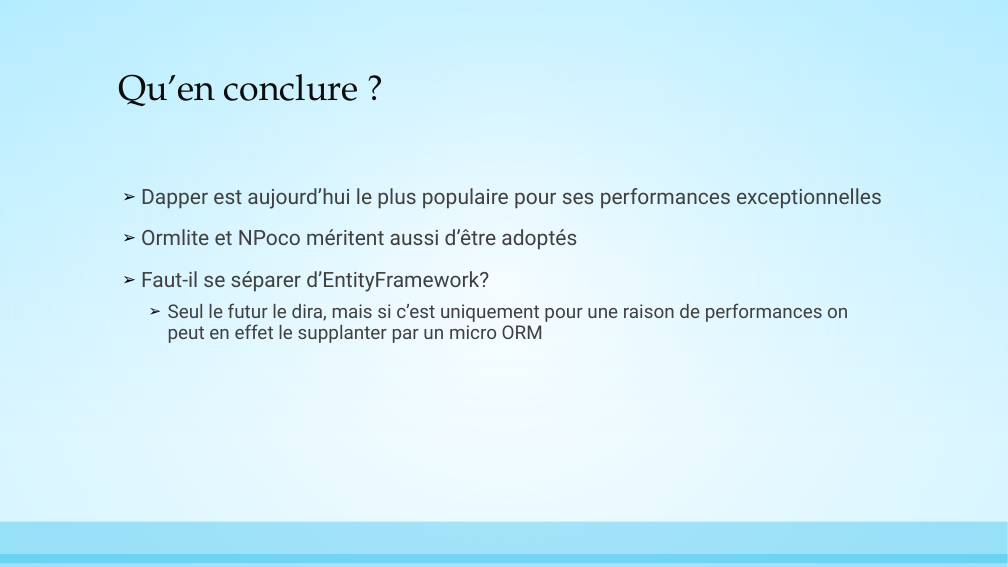
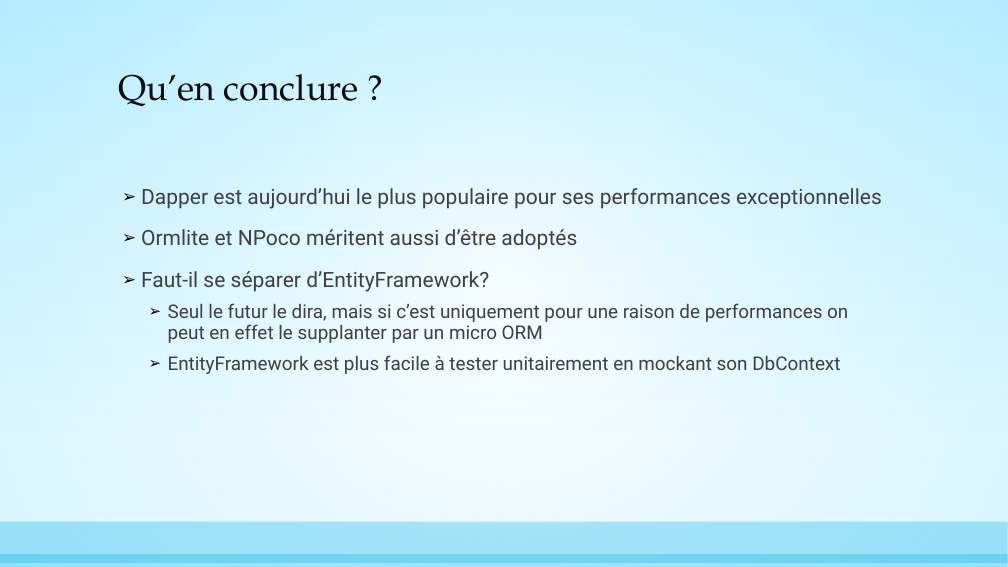
Before and after one commit to AnthonyGiretti/MicroOrmDemo.net, a slide deck: slide 19 of Items/Les Micro Orm, alternatives à Entity Framework.pptx. Drawn at 1008x567 pixels with LibreOffice and Linux fonts; fonts in the diff are those of the drawing. Boxes give left, top, right and bottom in pixels: in the first picture for what was removed or moved away, otherwise in the second. Text is boxed around its words. In the diff, an @@ line names an element or a change of style, - is before the commit and + after.

```diff
--- a/Items/Les Micro Orm, alternatives à Entity Framework.pptx
+++ b/Items/Les Micro Orm, alternatives à Entity Framework.pptx
@@ text at [168,355,840,374]: paragraph added @@
+  ➢ EntityFramework est plus facile à tester unitairement en mockant son DbContext
```
Also in this commit, not shown: 2 other slides changed.
